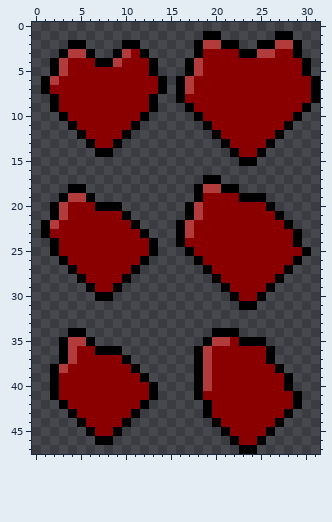
Edited in one commit: pixel-art sprite (resources/textures/heart.png). That is the earlier state.
The file is 32x48 pixels.
And afterwards:
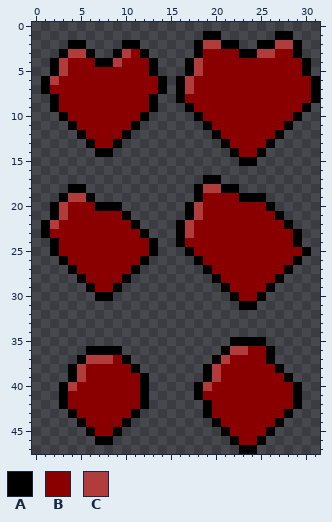
Palette (. is transparent): A #000000  B #8a0000  C #b23c3c
What changed:
@@ x 0..31 @@
 33 ................................
-34 ....AA..............AAA.........
-35 ...ACCA............ACCBAAA......
-36 ...ACBBAAA........ACBBBBBBA.....
-37 ...ACBBBBBA.......ACBBBBBBA.....
-38 ..ACBBBBBBBA......ACBBBBBBBA....
-39 ..ABBBBBBBBBA.....ACBBBBBBBBA...
-40 ..ABBBBBBBBBBA....ACBBBBBBBBA...
-41 ..ABBBBBBBBBBA....ABBBBBBBBBBA..
+34 ................................
+35 ......................AAAA......
+36 ......AAAA...........ACCBBA.....
+37 .....ACCCBA.........ACBBBBA.....
+38 ....ACBBBBBA.......ACBBBBBBA....
+39 ....ACBBBBBBA......ACBBBBBBBA...
+40 ...ACBBBBBBBA.....ACBBBBBBBBBA..
+41 ...ABBBBBBBBA.....ABBBBBBBBBBA..
 42 ...ABBBBBBBBA......ABBBBBBBBBA..
Where, in picture pixels (left, top, right, bottom), the same in both pictures:
changed: (50, 328, 113, 400)
changed: (194, 328, 248, 382)
changed: (140, 382, 158, 400)
changed: (284, 382, 302, 391)
